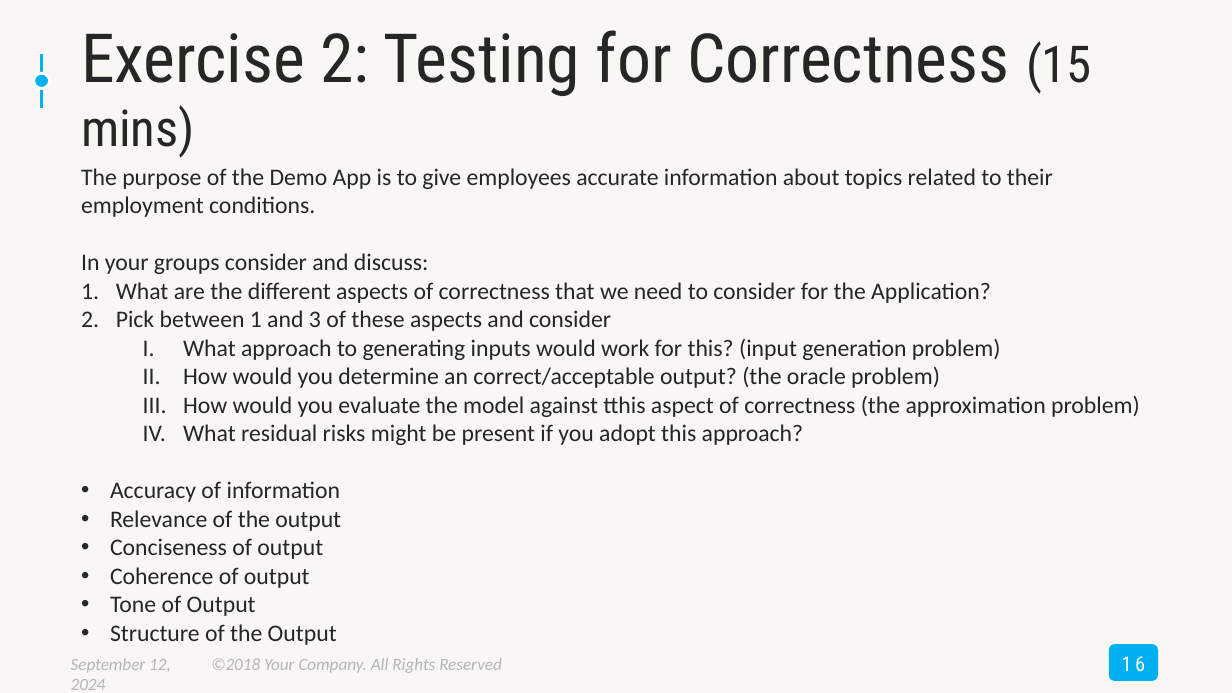
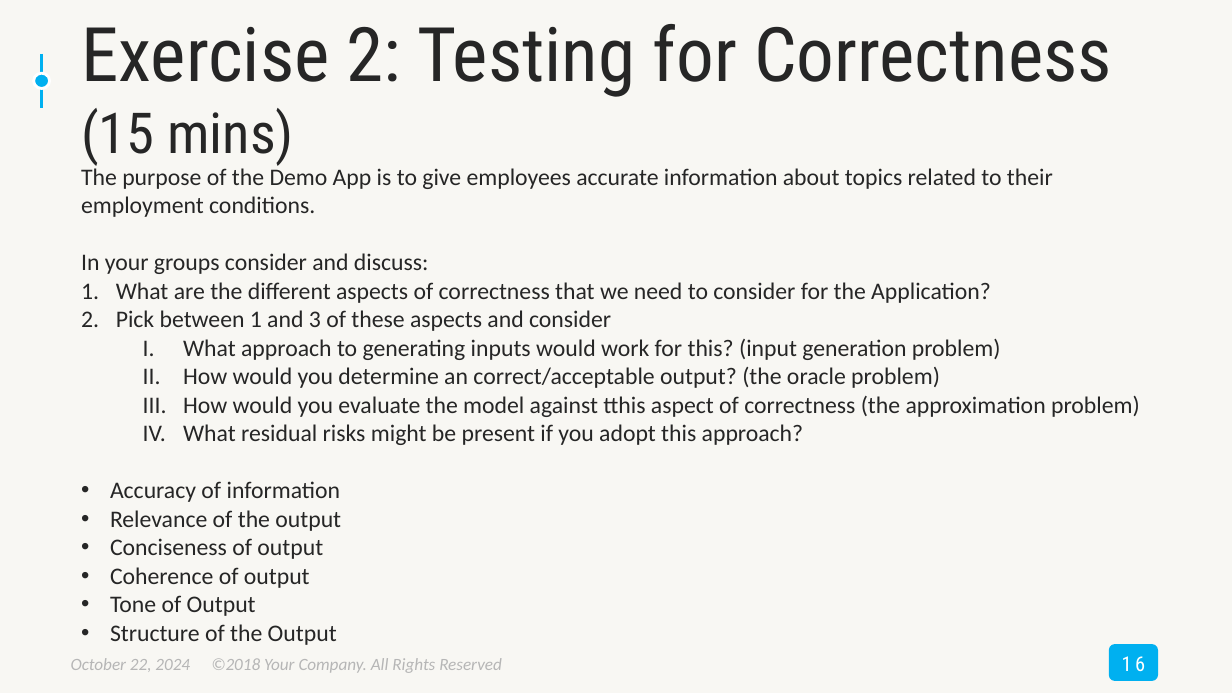
Before and after one commit to BillMatthews/MinistryOfTestingContent, a slide deck: slide 16 of TestBash2024/TestBash2024-TestingLLMAppsWorkshop.pptx. Drawn at 1232x693 pixels with LibreOffice and Linux fonts; fonts in the diff are those of the drawing. Boxes give left, top, right and bottom in pixels: in the first picture for what was removed or moved away, otherwise in the second. Text is boxed around its words. In the diff, an @@ line names an element or a change of style, - is before the commit and + after.

```diff
--- a/TestBash2024/TestBash2024-TestingLLMAppsWorkshop.pptx
+++ b/TestBash2024/TestBash2024-TestingLLMAppsWorkshop.pptx
@@ title "Exercise 2: Testing for Correctness ..." at (x1=81, y1=24, x2=1112, y2=166): size 52.8 to 58.7 pt in "Exercise 2: Testing for Correctness"; size 39.6 to 44 pt in "(15 mins)" @@
@@ text at (x1=71, y1=658, x2=190, y2=672): text changed @@
-September 12, 2024
+October 22, 2024
```
Also in this commit, not shown: 18 other slides changed.
